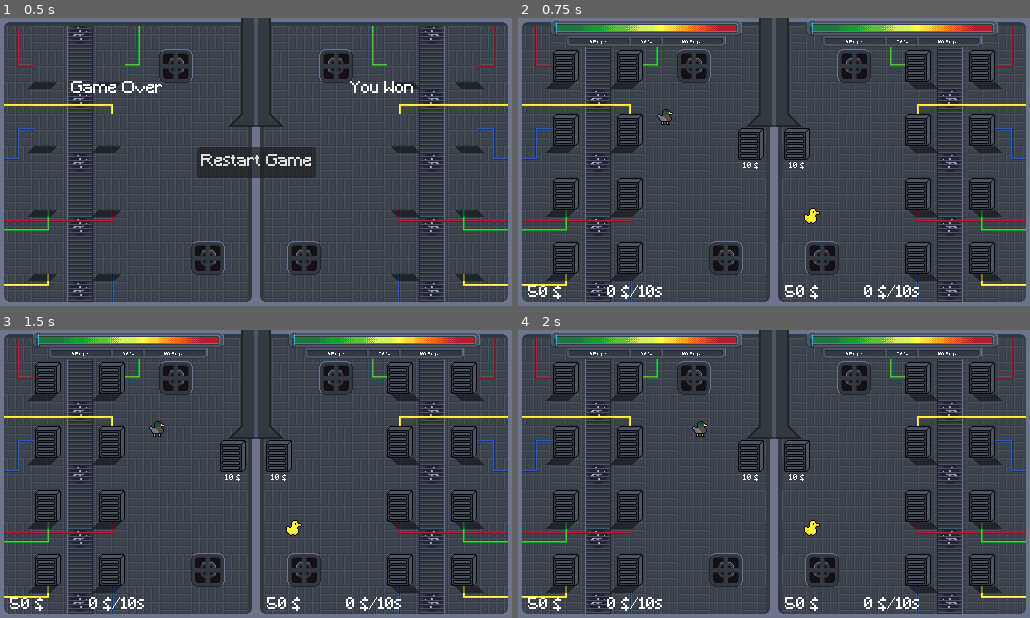
Above: before the commit, frames 1-4 (two rows, left to right).
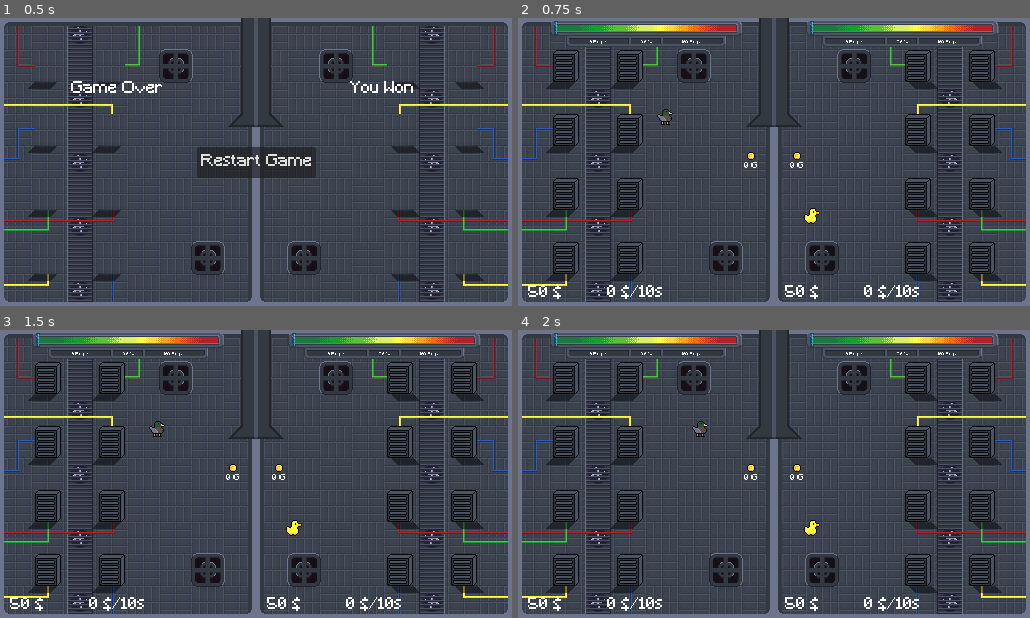
Above: after the commit, the same moments.

Repository: Joinsider/HetznerGamejam2025
Game: Godot game, scene res://scene/GameOver.tscn
The game is run twice, just before and just after one commit, with the same random seed, the same clock (stepped at 60 frames per second) and the same inputs.
Inputs:
- Up to frame 1 (0.5 s): no input
- Up to frame 2 (0.75 s): click "Restart Game" at 0.5 s
- Up to frame 3 (1.5 s): tap Enter at 1.25 s; hold D (player0_right) from 1.28 s (still down); tap E (player0_interact) at 1.35 s
- Up to frame 4 (2 s): keep holding D (player0_right)

Frame 1 is identical in both runs. In frame 2, 0.7% of the frame differs, in the area x 42-58%, y 38-53%; in frame 3, 0.7%; in frame 4, 0.7%.
Error before the commit: Parse Error: Expected closing "]" after array elements. (res://scripts/hopper_money.gd:5)

Commit message:
Wierd uid changes

Diff:
--- a/scene/machine/server.tscn
+++ b/scene/machine/server.tscn
@@ -23,6 +23,7 @@
 autostart = true
 
 [node name="CenterContainer" type="CenterContainer" parent="."]
+z_index = 3
 anchors_preset = 8
 anchor_left = 0.5
 anchor_top = 0.5
--- a/scripts/hopper_money.gd
+++ b/scripts/hopper_money.gd
@@ -2,7 +2,7 @@
 
 @export var Player: int = 0
 
-const _sprite = [cd ..
+const _sprite = [
 	preload("res://sprites/1-coin.png"),
 	preload("res://sprites/2-coins.png"),
 	preload("res://sprites/3-coins.png"),
Not shown: 1 places in scene/GameOver.tscn that only renumber resources
Not shown: 1 places in scene/demandDisplay.tscn that only renumber resources
